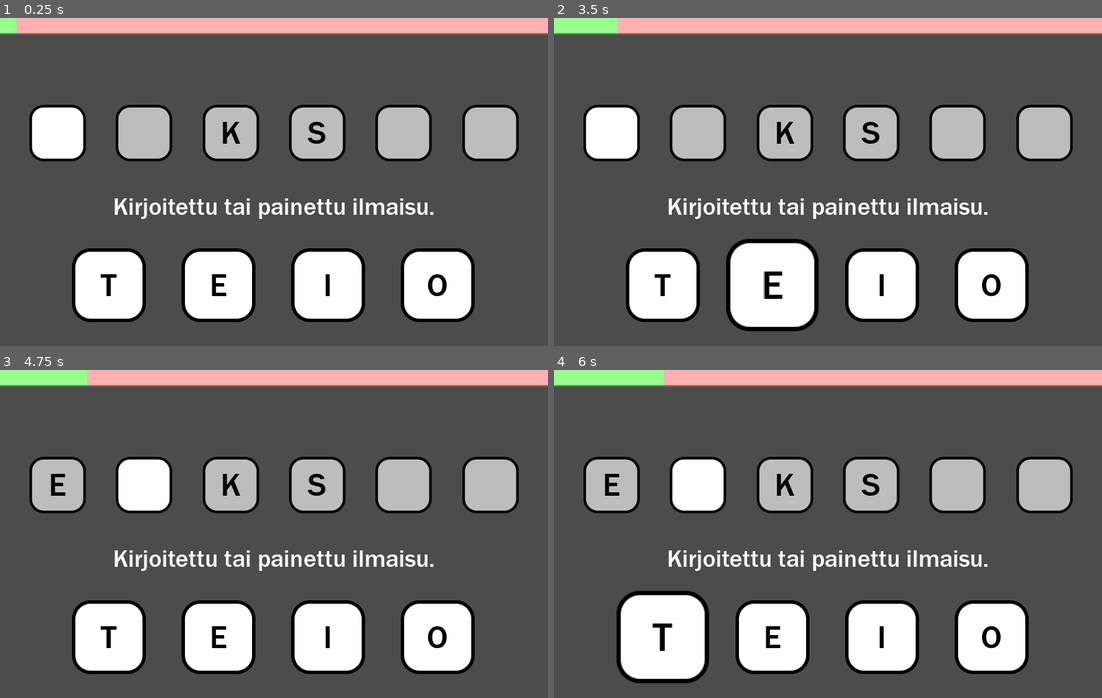
Above: before the commit, frames 1-4 (two rows, left to right).
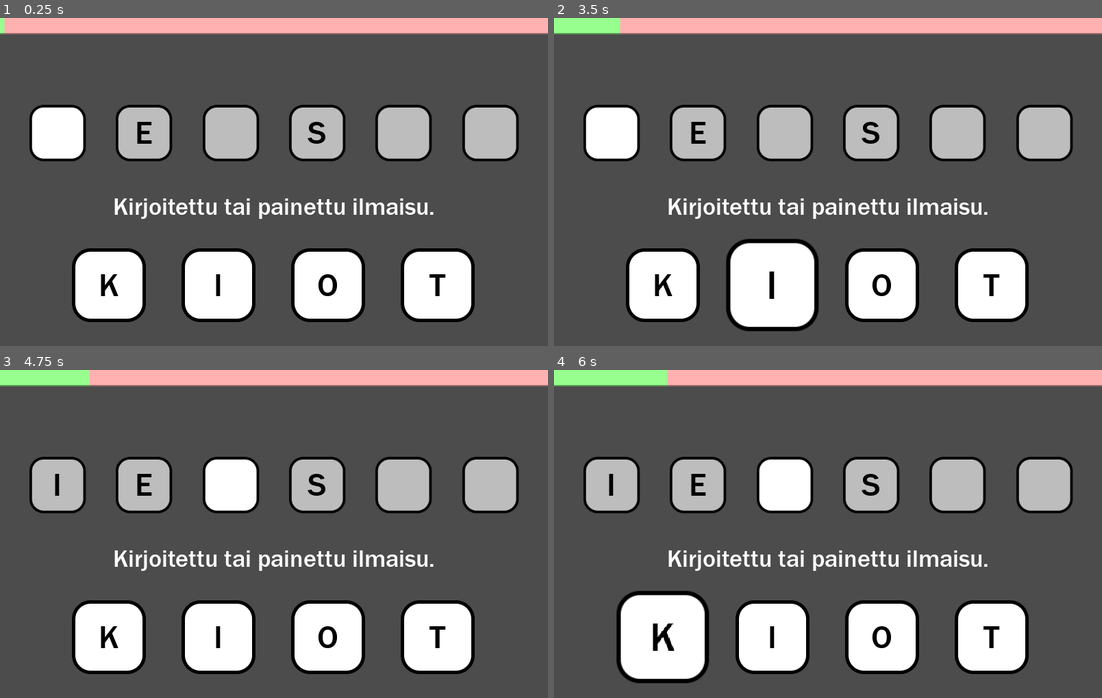
Above: after the commit, the same moments.

Repository: Tuizku/AisticoGamePrototypes
Game: Godot game, scene res://srv/game.tscn
Same seed, same stepped clock (60 frames per second), same inputs: the game is played once before the commit and once after it.
Inputs:
- Up to frame 1 (0.25 s): no input
- Up to frame 2 (3.5 s): hold Up (ui_up) 0.53-1.28 s; tap Enter at 1.25 s; tap Space at 2 s; hold Up (ui_up) from 2.03 s (still down)
- Up to frame 3 (4.75 s): release Up (ui_up) at 3.53 s
- Up to frame 4 (6 s): tap Enter at 5 s; hold Up (ui_up) from 5.78 s (still down)

The runs differ from the first frame. In frame 1, 0.9% of the frame differs, in the area x 0-82%, y 0-85%; in frame 2, 0.9%; in frame 3, 3.5%; in frame 4, 3.6%, in the area x 9-82%, y 0-86%.

Commit message:
bugi korjausta yms yms

Diff:
--- a/Sanapeli v.0.3/data/words.json
+++ b/Sanapeli v.0.3/data/words.json
@@ -98,5 +98,93 @@
   {
     "word": "hera",
     "definition": "Maidon osa, joka jää juuston valmistuksen yhteydessä."
+  },
+  {
+    "word": "rölli",
+    "definition": "Kuvitteellinen hahmo suomalaisissa lastensaduissa."
+  },
+  {
+    "word": "pouta",
+    "definition": "Sateeton ja pilvetön säätila."
+  },
+  {
+    "word": "kytkeä",
+    "definition": "Liittää laite tai järjestelmä toimintaan."
+  },
+  {
+    "word": "lakki",
+    "definition": "Päähine, joka suojaa päätä ja usein myös korvia."
+  },
+  {
+    "word": "hytti",
+    "definition": "Pieni huone esimerkiksi laivassa tai junassa."
+  },
+  {
+    "word": "leuka",
+    "definition": "Kasvojen alaosa, jossa sijaitsevat suu ja leuanluu."
+  },
+  {
+    "word": "onki",
+    "definition": "Kalastusväline, joka koostuu siimasta ja koukusta."
+  },
+  {
+    "word": "meemi",
+    "definition": "Kuvan, tekstin tai idean humoristinen leviäminen verkossa."
+  },
+  {
+    "word": "elämä",
+    "definition": "Organismien olemassaolo ja tapahtumat yleensä."
+  },
+  {
+    "word": "paluu",
+    "definition": "Matkan tai tapahtuman jälkeinen palaaminen takaisin."
+  },
+  {
+    "word": "ämpäri",
+    "definition": "Tavallisesti pyöreä astia, jolla voi kantaa nestettä tai muuta."
+  },
+  {
+    "word": "kulut",
+    "definition": "Käytetyn energian tai resurssien määrä."
+  },
+  {
+    "word": "oire",
+    "definition": "Taudin tai tilan ilmeneminen, oireet voivat viitata ongelmaan."
+  },
+  {
+    "word": "veitsi",
+    "definition": "Terävätyökalu leikkaamiseen tai viiltämiseen."
+  },
+  {
+    "word": "vauva",
+    "definition": "Aivan nuori ihmisen jälkeläinen."
+  },
+  {
+    "word": "neste",
+    "definition": "Olomuoto, jossa aineella ei ole pysyvää muotoa."
+  },
+  {
+    "word": "mitta",
+    "definition": "Numeroarvo, joka ilmaisee suureen suuruuden."
+  },
+  {
+    "word": "farssi",
+    "definition": "Koominen teatteriesitys tai tilanne, usein överiksi vedetty."
+  },
+  {
+    "word": "ateria",
+    "definition": "Ruokailun yhteydessä nautittava kokonaisuus ruokia."
+  },
+  {
+    "word": "kitka",
+    "definition": "Vastustava voima, joka hidastaa liikettä pintojen välillä."
+  },
+  {
+    "word": "levy",
+    "definition": "Litteä ja ohut esine, usein musiikkia tai tietoa tallentava."
+  },
+  {
+    "word": "pitkä",
+    "definition": "Suuri pituudeltaan, päinvastainen kuin lyhyt."
   }
 ]
--- /dev/null
+++ b/Sanapeli v.0.3/fonts/font.tres
@@ -0,0 +1,7 @@
+[gd_resource type="DynamicFont" load_steps=2 format=2]
+
+[ext_resource path="res://fonts/framd.ttf" type="DynamicFontData" id=1]
+
+[resource]
+size = 48
+font_data = ExtResource( 1 )
--- a/Sanapeli v.0.3/srv/hint font.tres
+++ b/Sanapeli v.0.3/fonts/hint font.tres
@@ -1,6 +1,6 @@
 [gd_resource type="DynamicFont" load_steps=2 format=2]
 
-[ext_resource path="res://framd.ttf" type="DynamicFontData" id=1]
+[ext_resource path="res://fonts/framd.ttf" type="DynamicFontData" id=1]
 
 [resource]
 size = 36
--- a/Sanapeli v.0.3/srv/char_box.tscn
+++ b/Sanapeli v.0.3/srv/char_box.tscn
@@ -1,7 +1,7 @@
 [gd_scene load_steps=3 format=2]
 
 [ext_resource path="res://sprites/char_box.png" type="Texture" id=1]
-[ext_resource path="res://srv/font.tres" type="DynamicFont" id=2]
+[ext_resource path="res://fonts/font.tres" type="DynamicFont" id=2]
 
 [node name="Char Box 1" type="TextureRect"]
 margin_right = 55.0
--- a/Sanapeli v.0.3/srv/funcs.gd
+++ b/Sanapeli v.0.3/srv/funcs.gd
@@ -8,13 +8,13 @@
 	return result
 
 static func single_chrs_in(word):
-	var result : Array
+	var result : Array = []
 	for i in len(word):
 		if not word[i] in result and chr_amount_in(word[i], word) == 1: result.append(word[i])
 	return result
 
 static func chrs_in(word):
-	var chrs : Array
+	var chrs : Array = []
 	for i in len(word):
 		if word[i] != "" and not word[i] in chrs: chrs.append(word[i])
 	return len(chrs)
@@ -25,10 +25,14 @@
 		if word[i] == chr: result = i
 	return result
 
-#static func random_new_chr_from_str(shown_chrs, word):
-	#var rng = RandomNumberGenerator.new()
-	#rng.randomize()
-	#var loop = true
-	#while loop:
-		#var index = rng.randi_range(0, len(word) - 1)
-		#if
+const correct_sentences = ["Hyvin löydetty!", "Hyvää työtä!", "Oikein!", "Mahtavaa!", "Hienoa!", "Mahtavaa päättelyä!"]
+static func random_correct_sentence():
+	var rng : RandomNumberGenerator = RandomNumberGenerator.new()
+	rng.randomize()
+	return correct_sentences[rng.randi_range(0, len(correct_sentences) - 1)]
+
+const wrong_sentences = ["Väärin!", "Ensi kerralla parempi onni!", "Ei osunut tällä kertaa...", "Ei aivan..."]
+static func random_wrong_sentence():
+	var rng : RandomNumberGenerator = RandomNumberGenerator.new()
+	rng.randomize()
+	return wrong_sentences[rng.randi_range(0, len(wrong_sentences) - 1)]
--- a/Sanapeli v.0.3/srv/game.tscn
+++ b/Sanapeli v.0.3/srv/game.tscn
@@ -5,7 +5,7 @@
 [ext_resource path="res://srv/control_boxes.gd" type="Script" id=3]
 [ext_resource path="res://sprites/time slider.png" type="Texture" id=4]
 [ext_resource path="res://srv/time.gd" type="Script" id=5]
-[ext_resource path="res://srv/hint font.tres" type="DynamicFont" id=6]
+[ext_resource path="res://fonts/hint font.tres" type="DynamicFont" id=6]
 
 [node name="Control" type="Control"]
 anchor_right = 1.0
--- a/Sanapeli v.0.3/srv/game_controller.gd
+++ b/Sanapeli v.0.3/srv/game_controller.gd
@@ -1,16 +1,18 @@
 extends Control
 
 # Exports
-export var GameTime : float = 30
+export var GameTime : float = 29
 
 # Data and Nodes
 var wordsData
+var usedWords : Array = []
 var letterRarity : Array = ["aitneslo", "kuämvr", "jhypdögbfcwåqxz"]
 var middleText : RichTextLabel
+var rng : RandomNumberGenerator
 
 # Whole Game Variables
 var difficulty : float = 0.5 # between 0 and 1 (1 is hardest)
-var wordsPlayed : int = 0
+var playingWordNum : int = 0
 var points : Array
 
 # One Game Variables
@@ -25,8 +27,8 @@
 var timeLeft : float = 0
 
 # Signals
-signal word_created(_hint)
-signal chrs_created(_chrs)
+signal word_created(_hint) # Creates the char boxes and adds the characters
+signal chrs_created(_chrs) # Only adds the characters to boxes
 signal char_box_selected(_box_index)
 signal editing_char_selected(_index)
 signal char_chosen(_char, _index)
@@ -52,86 +54,134 @@
 	emit_signal("word_created", word_start_chrs)
 	emit_signal("chrs_created", chrs)
 
-	# Setup word
+	# Adds the start characters and empty spaces to "word"
 	word = ""
 	for i in len(word_start_chrs):
 		if word_start_chrs[i] != "": word += word_start_chrs[i]
 		else: word += " "
 	check_word() # Finds the editingCharIndex
 
-	# Hint
-	if wordsPlayed == 0:
-		middleText.bbcode_text = "[center]" + str(selectedWord["definition"])
-	wordsPlayed += 1
+	playingWordNum += 1
 func select_word():
-	# Word
-	var rng = RandomNumberGenerator.new()
-	rng.randomize()
-	var index = rng.randi_range(0, len(wordsData) - 1)
+	# Selects a random word from data
+	var index
+	while true:
+		index = rng.randi_range(0, len(wordsData) - 1)
+		if not index in usedWords: break
 	selectedWord = wordsData[index]
+	usedWords.append(index)
 func select_chrs():
-	var rng = RandomNumberGenerator.new()
-	rng.randomize()
-
 	# Clear old chr data
 	word_start_chrs.clear()
 	chrs.clear()
 
-	# Select the minimum amount of word start characters
+
+	# Select The Minimum Amount Of Word Start Characters
 	# (because if word has more than 4 different chrs, it can't be typed)
+
 	for i in len(selectedWord["word"]): word_start_chrs.append("")
-
 	var word_chrs_amount = funcs.chrs_in(selectedWord["word"])
-	if word_chrs_amount > 4: # If there are more than 4 chars in word, show chars in word until 4 are left
-		var single_chrs : Array = funcs.single_chrs_in(selectedWord["word"])
-		for i in word_chrs_amount - 4:
-			var index = rng.randi_range(0, len(single_chrs) - 1)
-			var chrPos = funcs.index_of(single_chrs[index], selectedWord["word"])
-			word_start_chrs[chrPos] = single_chrs[index]
-			single_chrs.pop_at(index)
-
-	# Add random word start characters
+	var single_chrs : Array
+	if word_chrs_amount > 4: single_chrs = funcs.single_chrs_in(selectedWord["word"])
+
+	# If there are more than 4 different chars in word, show chars in word until 4 are left
+	for i in word_chrs_amount - 4:
+		var index = rng.randi_range(0, len(single_chrs) - 1)
+		var chrPos = funcs.index_of(single_chrs[index], selectedWord["word"])
+		word_start_chrs[chrPos] = single_chrs[index]
+		single_chrs.pop_at(index)
+
+
+
+	# Add Random Word Start Characters By Using Difficulty
+
 	var add_chars_amount = int((len(selectedWord["word"]) - 1) * (1 - difficulty))
-	#print(add_chars_amount)
 	add_chars_amount -= funcs.chrs_in(word_start_chrs)
-	#print(add_chars_amount)
-	#print(word_start_chrs)
 	for i in add_chars_amount:
-		var loop = true
-		while loop:
+		while true: # loops until a character has been added to a random and empty space
 			var index = rng.randi_range(0, len(selectedWord["word"]) - 1)
 			var chr = selectedWord["word"][index]
 			if word_start_chrs[index] == "":
 				word_start_chrs[index] = chr
-				loop = false
-
-	# Select the usable characters
+				break
+
+
+
+	# Select The Usable Characters
+
+	# Add characters that you need when filling the word
 	for i in len(selectedWord["word"]):
 		if not selectedWord["word"][i] in chrs and word_start_chrs[i] == "":
 			chrs.append(selectedWord["word"][i])
+
+	# Adds random characters, if there aren't enough
 	for i in 4 - len(chrs):
-		var randomChr = char(rng.randi_range(ord("a"), ord("z")))
-		chrs.append(randomChr)
+		while true: # loops until a new different char has been added to chars
+			var randomChr = char(rng.randi_range(ord("a"), ord("z")))
+			if not randomChr in chrs:
+				chrs.append(randomChr)
+				break
 	chrs.shuffle()
 func check_word():
 	# Checks the word, if it still has spaces, it selects a new editingCharIndex
 	# Else it will check if the word is included in words list
+
+	# Tries to find an empty space in word and set editingCharIndex there
 	for i in word.length():
 		if word[i] == " ":
 			editingCharIndex = i
 			emit_signal("editing_char_selected", editingCharIndex)
 			return
-	# if word is filled, code gets here
+
+	# If the word is filled, code gets here
 	editingCharIndex = -1
 	emit_signal("editing_char_selected", editingCharIndex)
+	cutscene()
+func cutscene():
+	# START OF CUTSCENE
+
 	add_points()
 	change_difficulty()
-	cutscene()
-
-	#if word == selectedWord["word"]:
-		#show_text("Oikein!", Color.green)
-	#else:
-		#show_text("Väärin!", Color.lightcoral)
+	editingWord = false
+	var time = max(0, timeLeft - 3)
+
+	# Show the correct word and if you were correct
+	emit_signal("hide_boxes", "sel")
+	emit_signal("word_created", selectedWord["word"])
+	if points[len(points) - 1] != 0:
+		middleText.modulate = Color.green
+		middleText.bbcode_text = "[center]" + funcs.random_correct_sentence()
+	else:
+		middleText.modulate = Color.lightcoral
+		middleText.bbcode_text = "[center]" + funcs.random_wrong_sentence()
+	yield(get_tree().create_timer(3), "timeout")
+
+
+
+	# MIDDLE OF CUTSCENE (new word and possibly an early hint)
+	var parent : BoxContainer = middleText.get_parent()
+	middleText.modulate = Color.white
+
+	# if early hint cutscene would take more than 1 seconds, display it
+	if time >= 1:
+		new_word()
+		parent.alignment = BoxContainer.ALIGN_BEGIN
+		middleText.bbcode_text = "[center]" + selectedWord["definition"]
+		emit_signal("hide_boxes", "word")
+		yield(get_tree().create_timer(time), "timeout")
+
+	# there wasn't time for early hint, so just show the next word
+	else:
+		yield(get_tree().create_timer(time), "timeout")
+		new_word()
+		middleText.bbcode_text = "[center]" + selectedWord["definition"]
+
+
+
+	# END OF CUTSCENE
+	parent.alignment = BoxContainer.ALIGN_CENTER
+	editingWord = true
+	emit_signal("show_boxes", "all")
 func add_points():
 	points.append(0)
 	if word == selectedWord["word"]:
@@ -140,7 +190,8 @@
 			if word_start_chrs[i] == "":
 				if word[i] in letterRarity[0]: points[pointsIndex] += 5
 				elif word[i] in letterRarity[1]: points[pointsIndex] += 10
-				elif word[i] in letterRarity[2]: points[pointsIndex] += 25
+				elif word[i] in letterRarity[2]: points[pointsIndex] += 15
+		points[pointsIndex] += int(timeLeft / 2)
 func change_difficulty():
 	if word == selectedWord["word"]:
 		difficulty += 0.003 * timeLeft * len(word)
@@ -151,21 +202,32 @@
 
 
 func _ready():
-	middleText = get_node("Middle Text Container").get_node("Middle Text") as RichTextLabel
+	rng = RandomNumberGenerator.new()
+	rng.randomize()
+
 	load_words()
 	new_word()
 	timeLeft = GameTime
 
+	middleText = get_node("Middle Text Container").get_node("Middle Text") as RichTextLabel
+	middleText.bbcode_text = "[center]" + str(selectedWord["definition"])
+
 func _physics_process(delta: float) -> void:
-	pc_inputs(delta)
+	# Run inputs if editing a word, else reset box selections to avoid bugs in next word
+	if editingWord: pc_inputs(delta)
+	elif handPos != -1:
+		boxSelectedTime = 0
+		handPos = -1
+		emit_signal("char_box_selected", int(handPos))
 
 	timeLeft -= delta
 	emit_signal("change_time", 1 - timeLeft / GameTime)
 
+	# Start a new word by calling cutscene
 	if (timeLeft <= 0):
 		if editingWord == true:
-			add_points()
-			change_difficulty()
+			editingCharIndex = -1
+			emit_signal("editing_char_selected", editingCharIndex)
 			cutscene()
 		timeLeft = GameTime
 
@@ -190,37 +252,3 @@
 		boxSelectedTime = 0
 		handPos = -1
 		emit_signal("char_box_selected", int(handPos))
-
-func show_text(text, color):
-	middleText.modulate = color
-	middleText.bbcode_text = "[center]" + text
-	yield(get_tree().create_timer(5.0), "timeout")
-	middleText.bbcode_text = ""
-	middleText.modulate = Color.white
-
-func cutscene():
-	var time = max(0, timeLeft - 3)
-	editingWord = false
-	emit_signal("hide_boxes", "sel")
-	var correctWord : Array
-	#for i in len(selectedWord["word"]): correctWord.append(selectedWord["word"][i])
-	emit_signal("word_created", selectedWord["word"])
-	if points[len(points) - 1] != 0:
-		middleText.modulate = Color.green
-		middleText.bbcode_text = "[center]Hyvin löydetty!"
-	else:
-		middleText.modulate = Color.lightcoral
-		middleText.bbcode_text = "[center]Väärin!"
-	yield(get_tree().create_timer(3), "timeout")
-
-	new_word()
-	var parent : BoxContainer = middleText.get_parent()
-	if time >= 1: parent.alignment = BoxContainer.ALIGN_BEGIN
-	middleText.modulate = Color.white
-	middleText.bbcode_text = "[center]" + selectedWord["definition"]
-	emit_signal("hide_boxes", "word")
-	yield(get_tree().create_timer(time), "timeout")
-	parent.alignment = BoxContainer.ALIGN_CENTER
-
-	editingWord = true
-	emit_signal("show_boxes", "all")
Binary file added: Sanapeli v.0.3/fonts/framd.ttf
Binary file changed: Sanapeli v.0.3/sprites/time slider.png
